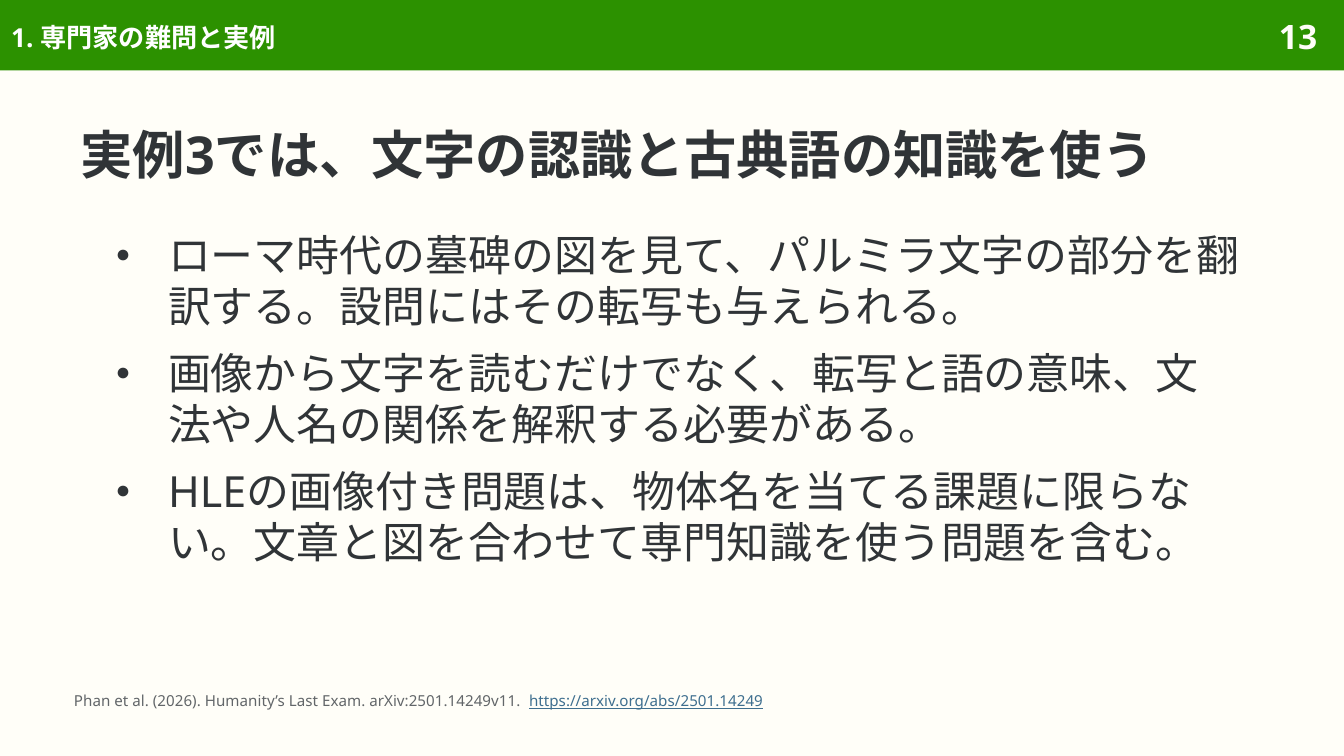
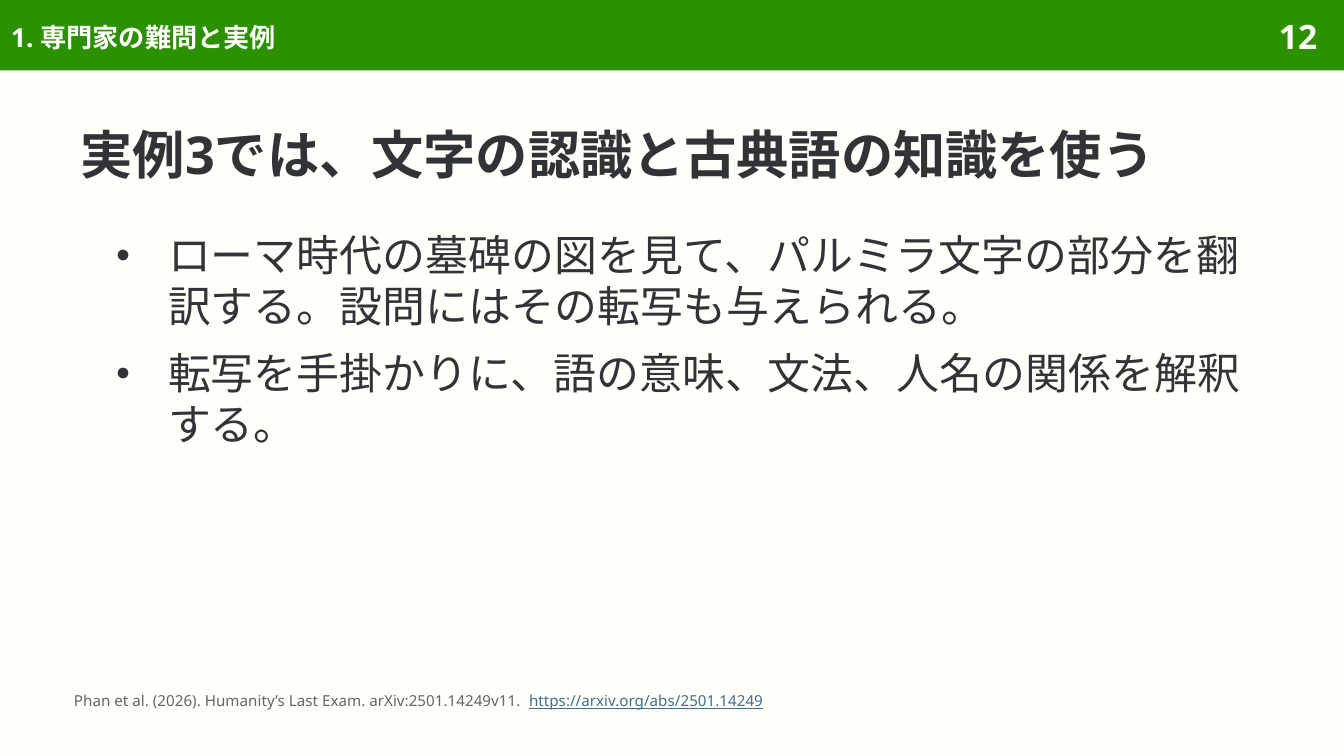
Before and after one commit to sasakiy84/datasets-in-10-minutes, a slide deck: slide 12 of slides/datasets-in-10-minutes-hle.pptx (slide 13 before the commit). Drawn at 1344x756 pixels with LibreOffice and Linux fonts; fonts in the diff are those of the drawing. Boxes give left, top, right and bottom in pixels: in the first picture for what was removed or moved away, otherwise in the second. Text is boxed around its words. In the diff, an @@ line names an element or a change of style, - is before the commit and + after.

```diff
--- a/slides/datasets-in-10-minutes-hle.pptx
+++ b/slides/datasets-in-10-minutes-hle.pptx
@@ page number at [1279,24,1317,49]: text changed @@
-13
+12
@@ text at [168,353,1240,443]: text changed @@
-● 画像から文字を読むだけでなく、転写と語の意味、文法や人名の関係を解釈する必要がある。
-● HLEの画像付き問題は、物体名を当てる課題に限らない。文章と図を合わせて専門知識を使う問題を含む。
+● 転写を手掛かりに、語の意味、文法、人名の関係を解釈する。
```
Also in this commit, not shown: 30 other slides changed, 8 slides removed, 4 other files.
